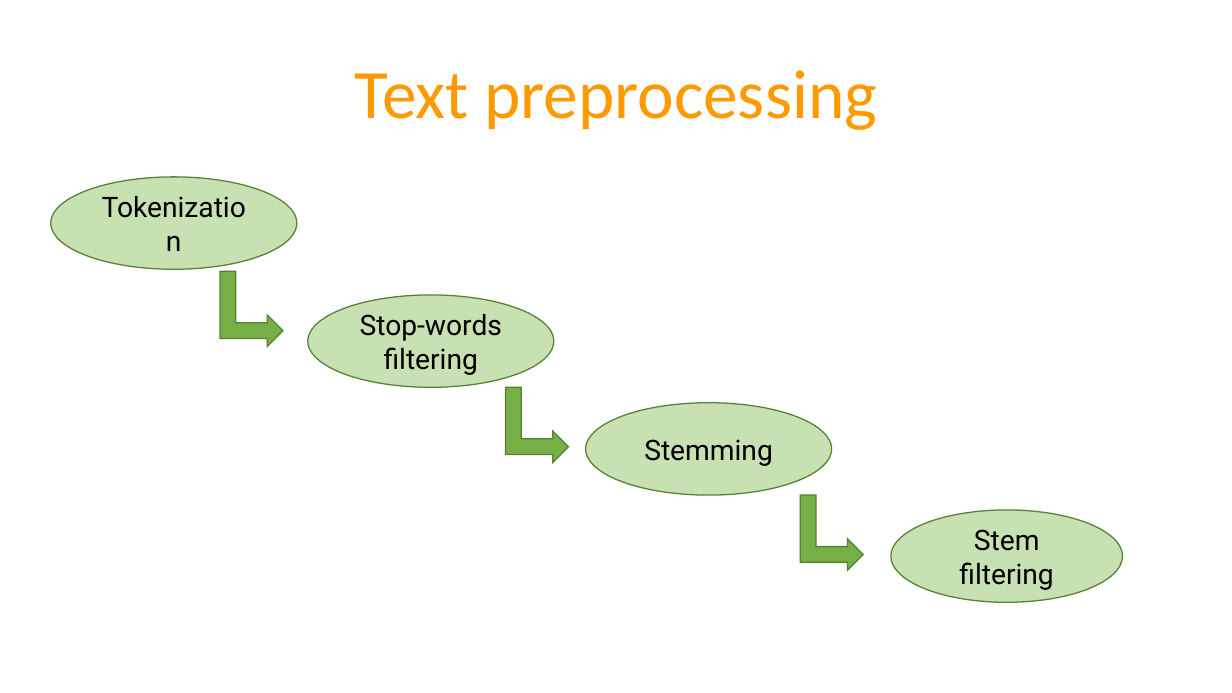
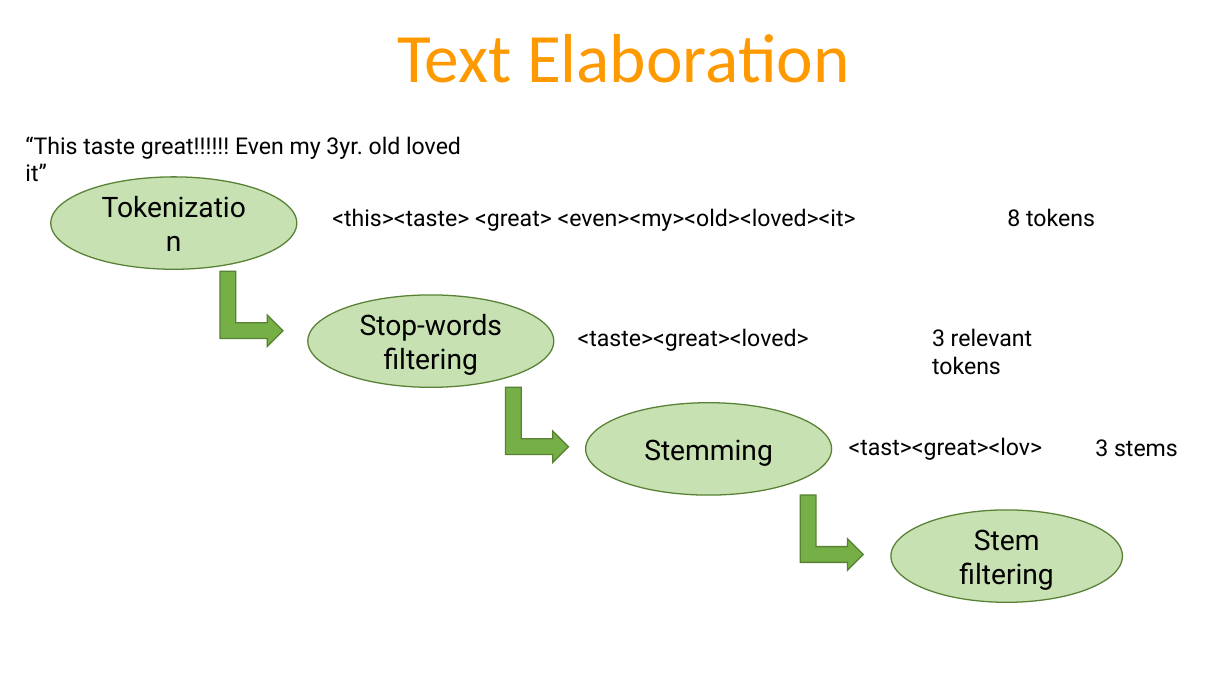
Before and after one commit to IreneCantini/Recysis, a slide deck: slide 12 of Recysis.pptx. Drawn at 1232x693 pixels with LibreOffice and Linux fonts; fonts in the diff are those of the drawing. Boxes give left, top, right and bottom in pixels: in the first picture for what was removed or moved away, otherwise in the second. Text is boxed around its words. In the diff, an @@ line names an element or a change of style, - is before the commit and + after.

```diff
--- a/Recysis.pptx
+++ b/Recysis.pptx
@@ text at box(397, 34, 850, 83): text changed @@
-Text preprocessing
+Text Elaboration
@@ text added at box(25, 136, 461, 182), 18 pt, text #000000 @@
+“This taste great!!!!!! Even my 3yr. old loved it”
@@ text added at box(332, 208, 856, 231), 18 pt, text #000000 @@
+<this><taste> <great> <even><my><old><loved><it>
@@ text added at box(1007, 208, 1095, 227), 18 pt, text #000000 @@
+8 tokens
@@ text added at box(578, 328, 809, 351), 18 pt, text #000000 @@
+<taste><great><loved>
@@ text added at box(932, 328, 1032, 375), 18 pt, text #000000 @@
+3 relevant tokens
@@ text added at box(849, 437, 1043, 460), 18 pt, text #000000 @@
+<tast><great><lov>
@@ text added at box(1095, 439, 1178, 457), 18 pt, text #000000 @@
+3 stems
```
Also in this commit, not shown: 6 other slides changed.
